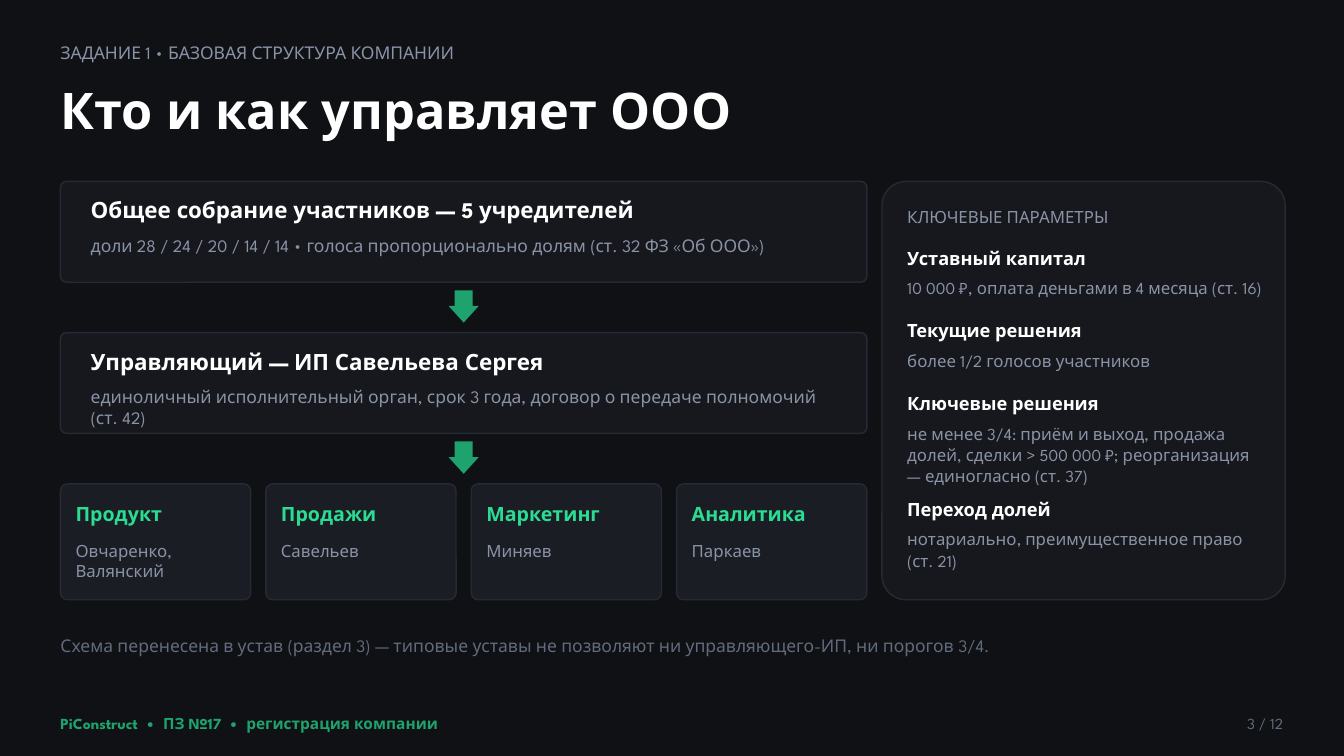
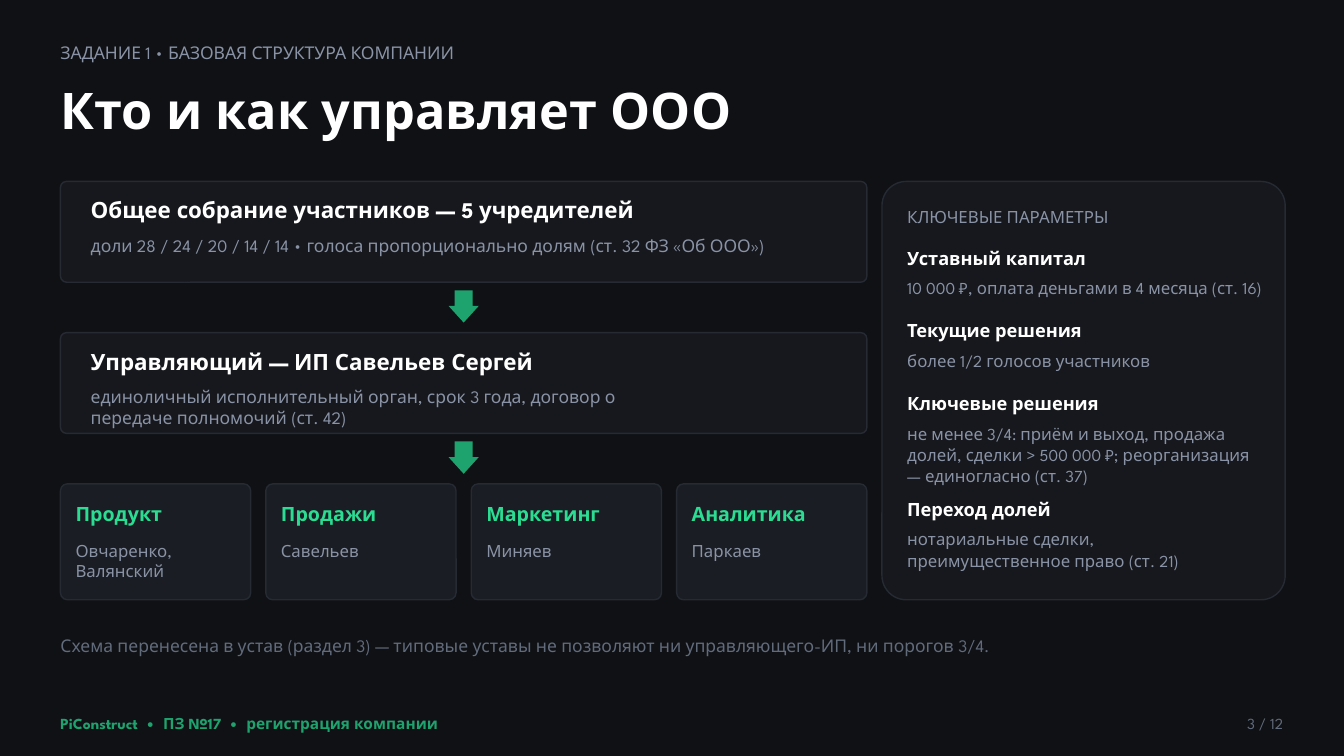
Before and after one commit to Eaglet12IQ/startup-team-1, a slide deck: slide 3 of READMEs/sem_7/week9/attachments/PiConstruct_Регистрация_ООО.pptx. Drawn at 1344x756 pixels with LibreOffice and Linux fonts; fonts in the diff are those of the drawing. Boxes give left, top, right and bottom in pixels: in the first picture for what was removed or moved away, otherwise in the second. Text is boxed around its words. In the diff, an @@ line names an element or a change of style, - is before the commit and + after.

Commit message:
docs: week 9 review pass — fact-check fixes (2026 law state), arithmetic, DOCX dedup, slide layout
- fact-check vs sources: IT social contributions 15%/7.6% from 2026 (was 7.6%),
  VAT threshold 20M RUB = 425-FZ, MFC filing 3 working days (5 = practical
  estimate), missed USN notice → OSNO from registration date, paid-in share
  rights = p3 art.16 + p3 art.21, 181-I 10M threshold export-only,
  updated OKVED 62.02/62.09/58.29 names
- arithmetic: D-R tax at trigger 9450 (was 9750), hiring example 2700,
  ~18 Pro purchases; slide 3 grammar
- DOCX: deduplicated founder names in protocol/agreement, fixed clause 7.4
  and 3.3 wording
- slides: titles fit one line under real Rubik metrics, NBSP-bound citations,
  slide 10 rebuilt to full 11-item plan table; all 12 slide PNGs re-rendered

```diff
--- a/READMEs/sem_7/week9/attachments/PiConstruct_Регистрация_ООО.pptx
+++ b/READMEs/sem_7/week9/attachments/PiConstruct_Регистрация_ООО.pptx
@@ text at [91,352,532,375]: text changed @@
-Управляющий — ИП Савельева Сергея
+Управляющий — ИП Савельев Сергей
@@ text "единоличный исполнительный орган, срок 3 ..." rewrapped from [91,390,816,428] to [91,390,616,428] @@
@@ text at [907,536,1178,571]: text changed @@
-нотариально, преимущественное право (ст. 21)
+нотариальные сделки, преимущественное право (ст. 21)
```
Also in this commit, not shown: 8 other slides changed, 15 other files.
